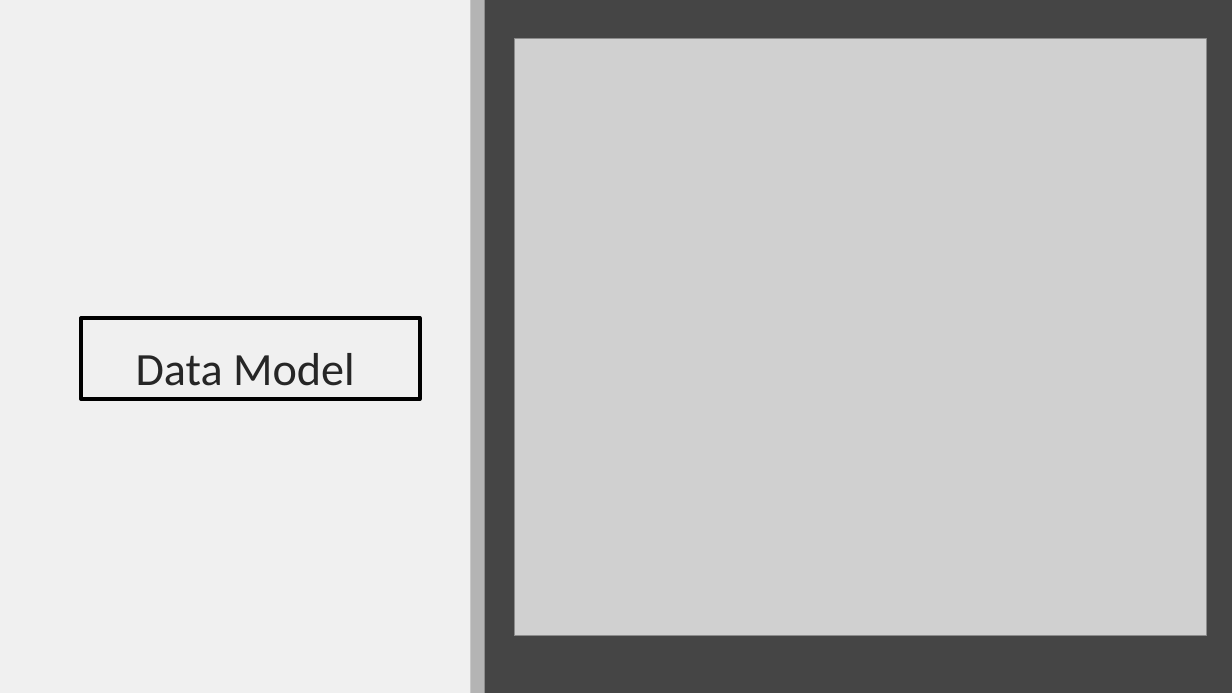
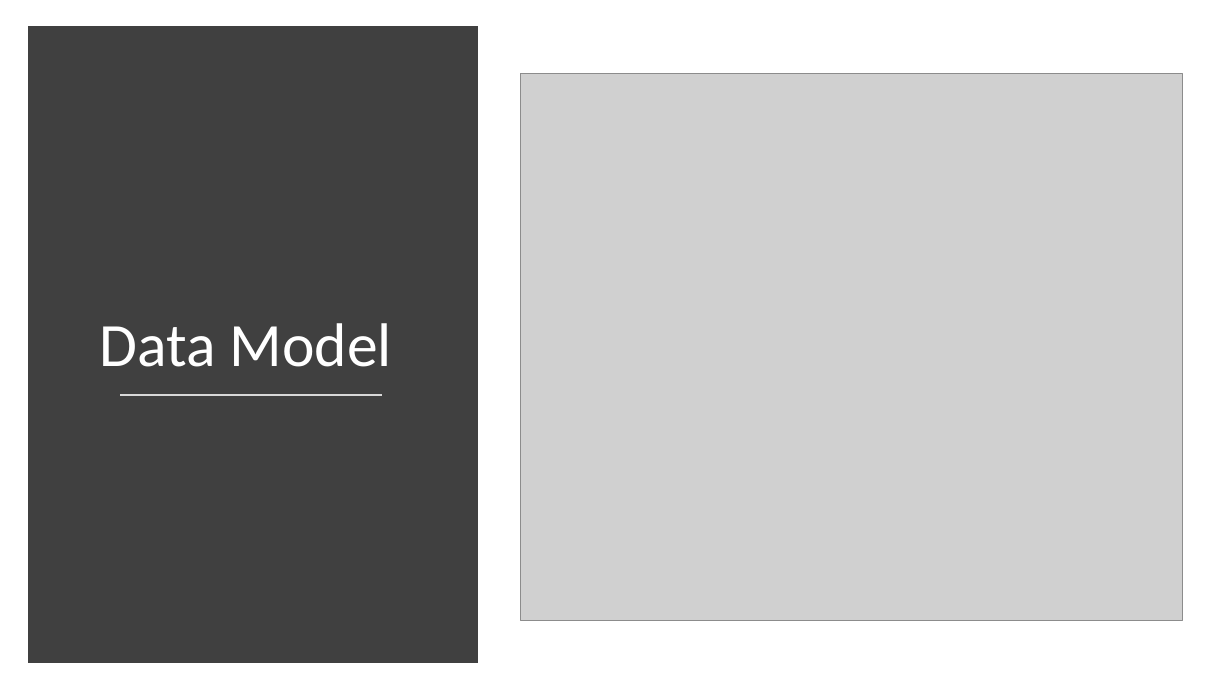
Before and after one commit to wd7792kd/ics370, a slide deck: slide 9 of Project Elaboration P1.pptx (slide 6 before the commit). Drawn at 1232x693 pixels with LibreOffice and Linux fonts; fonts in the diff are those of the drawing; grey boxes stand for pictures. Boxes give left, top, right and bottom in pixels: in the first picture for what was removed or moved away, otherwise in the second. Text is boxed around its words. In the diff, an @@ line names an element or a change of style, - is before the commit and + after.

```diff
--- a/Project Elaboration P1.pptx
+++ b/Project Elaboration P1.pptx
@@ background #454545 to #FFFFFF @@
@@ rectangle removed at (x1=0, y1=0, x2=470, y2=693) @@
@@ rectangle resized from (x1=0, y1=0, x2=485, y2=693) to (x1=34, y1=32, x2=472, y2=657) @@
@@ rectangle at (x1=34, y1=32, x2=472, y2=657): fill #FFFFFF at 60% opacity to #404040; outline none to #404040 10 pt @@
@@ picture resized from (x1=515, y1=39, x2=1207, y2=636) to (x1=521, y1=74, x2=1184, y2=620) @@
@@ title "Data Model" moved from (x1=81, y1=318, x2=420, y2=399) to (x1=100, y1=323, x2=392, y2=367) @@
@@ title "Data Model" at (x1=100, y1=323, x2=392, y2=367): size 36 to 48 pt, text colour #262626 to #FFFFFF; line spacing 1.5 to 0.9; outline #000000 3 pt to none @@
@@ line added from (120, 396) to (382, 396), #D9D9D9 1.75 pt @@
```
Also in this commit, not shown: 4 other slides changed, 3 slides added.
